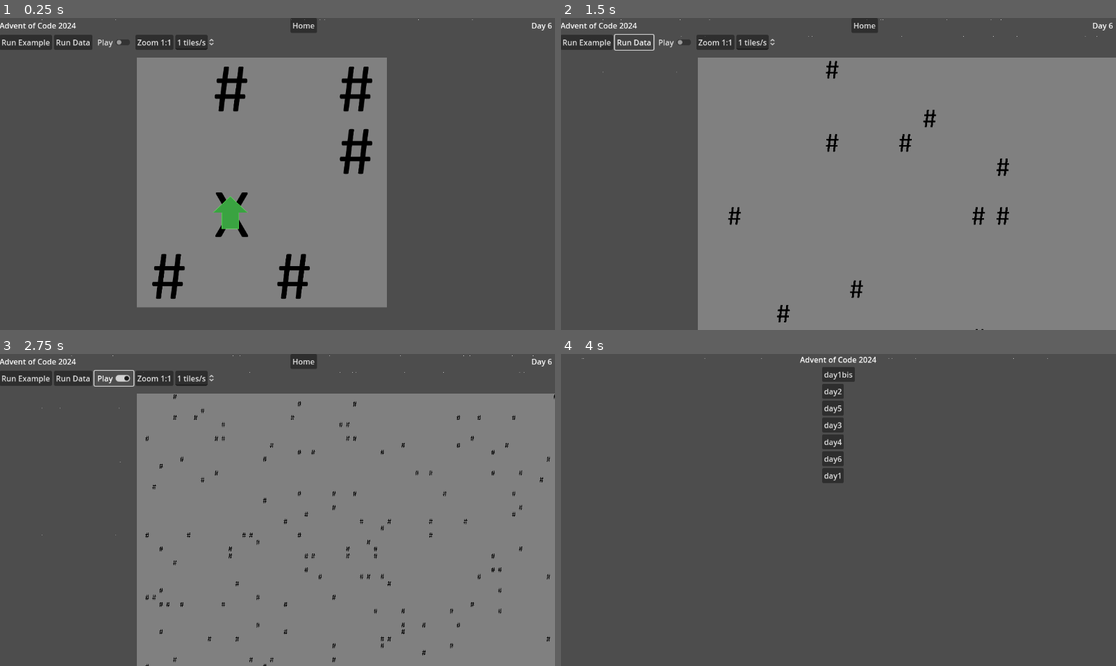
Above: before the commit, frames 1-4 (two rows, left to right).
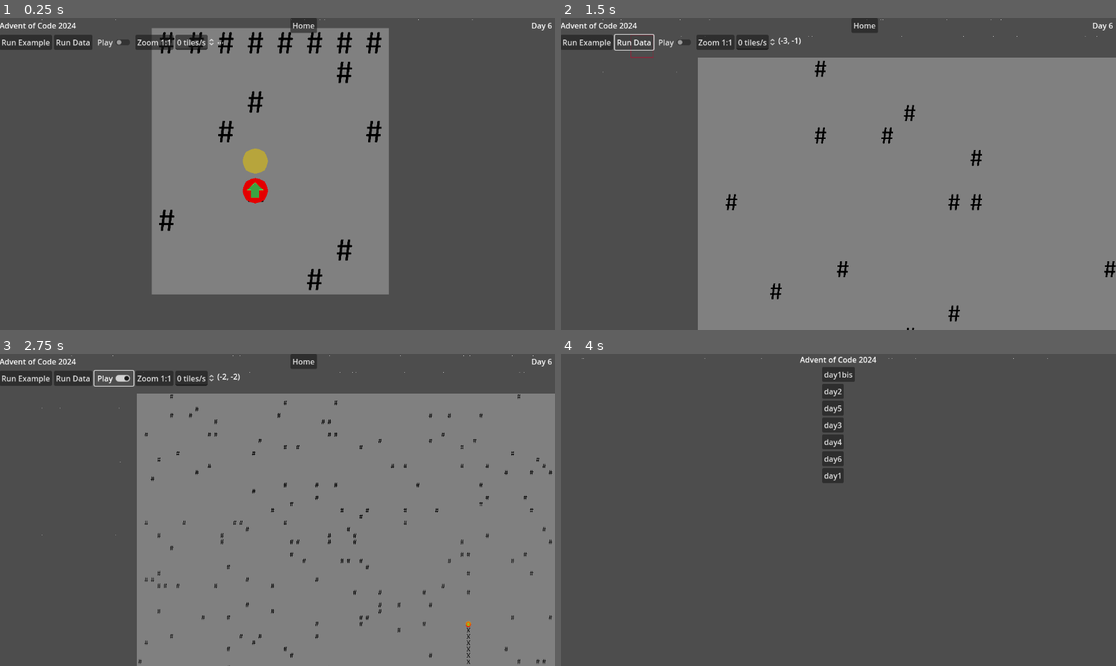
Above: after the commit, the same moments.

Repository: birdypme/adventofcode-2024
Game: Godot game, scene res://days/day6.tscn
Two runs of this game, one before a commit and one after it. Both use one fixed random seed, a clock stepped at 60 frames per second and the inputs below. This scene is started directly instead of the project's main scene.
Inputs:
- Up to frame 1 (0.25 s): no input
- Up to frame 2 (1.5 s): click "Run Example" at 0.5 s; click "Run Data" at 1.25 s
- Up to frame 3 (2.75 s): click "Play" at 2 s
- Up to frame 4 (4 s): click "Play" at 2.75 s; click "Home" at 3.5 s

The runs differ from the first frame. In frame 1, 11% of the frame differs, in the area x 24-71%, y 3-93%; in frame 2, 1.4%; in frame 3, 1.8%; in frame 4, nothing differs.

Commit message:
day 6 star 2 wip failed

Diff:
--- a/days/day6.gd
+++ b/days/day6.gd
@@ -8,6 +8,7 @@
     super._ready()
     reached_destination = false
     marked_cells = 0
+    found_loops = 0
     play_button.button_pressed = running
     current_cell = map.local_to_map(guard.position)
     guard.position = map.map_to_local(current_cell)
@@ -21,7 +22,11 @@
 @onready var map = find_child('TileMap') as TileMap
 @onready var guard = find_child('Guard') as Node2D
 @onready var target = find_child('Target') as Node2D
+@onready var loop_sources = find_child('LoopSources') as Node2D
 @onready var play_button = find_child('Play') as CheckButton
+@onready var paths = find_child('Paths') as Node2D
+@onready var coordinates = find_child('Coordinates') as RichTextLabel
+@onready var coordinates_box = find_child('CoordinatesBox') as Node2D
 @export var running: bool = false:
     get:
         return running
@@ -64,13 +69,28 @@
     blink2_time -= delta
     if blink2_time < delta:
         blink2_time += BLINK2_PERIOD
-        find_child('BlinkDisc2').visible = not find_child('BlinkDisc2').visible
+        for child in find_children('BlinkDisc'):
+            child.visible = not child.visible
+
+func _input(event: InputEvent) -> void:
+    if event is InputEventMouseMotion:
+        var mouse_event_motion = event as InputEventMouseMotion
+        var p = mouse_event_motion.global_position
+        var l = map.to_local(p)
+        var cell = map.local_to_map(l)
+        #if coordinates == null:
+            #return
+        coordinates.text = str(cell)
+        coordinates_box.position = map.map_to_local(cell)
+        coordinates_box.visible = true
 
 var current_cell = Vector2i.ZERO
 var target_cell = Vector2i.ZERO
+var loop_source_items = []
+var last_cells = []
 var direction = Vector2i.UP
 @onready var guard_speed_control = find_child('GuardSpeed') as SpinBox
-@export var guard_speed: float = 1.1:  # in tile/s
+@export var guard_speed: float = 10.0:  # in tile/s
     get:
         if guard_speed_control != null:
             return guard_speed_control.value
@@ -80,13 +100,75 @@
             guard_speed_control.value = value
         guard_speed_control = value
 
+func turn_right(d):
+    if d == Vector2i.UP:
+        return Vector2i.RIGHT
+    if d == Vector2i.RIGHT:
+        return Vector2i.DOWN
+    if d == Vector2i.DOWN:
+        return Vector2i.LEFT
+    if d == Vector2i.LEFT:
+        return Vector2i.UP
+    push_error('Unknon direction to turn right: ', d)
+
+func is_aligned(d, a, b):
+    var d1 = b - a
+    if d.x == 0:
+        return d1.x==0 and sign(d1.y) == sign(d.y)
+    elif d.y == 0:
+        return d1.y == 0 and sign(d1.x) == sign(d.x)
+    push_error('Unknown direction to align: ', d)
 
 var marked_cells = 0
+var found_loops = 0
 func mark_current():
     var source = map.get_cell_source_id(0, current_cell)
     if source == 0:
         map.set_cell(0, current_cell, 2, Vector2i.ZERO)
-        marked_cells = marked_cells + 1
+        marked_cells += 1
+
+    if current_cell == Vector2i(52, 80):
+        print('DEBUG')
+
+    var right = turn_right(direction)
+    for i in range(len(loop_source_items)):
+        var loop_source_item = loop_source_items[i]
+        var required_direction = loop_source_item[0]
+        if required_direction != right:
+            continue
+        var loop_source_cell = loop_source_item[1]
+        if not is_aligned(required_direction, current_cell, loop_source_cell):
+            continue
+
+        var cell = current_cell
+        var walls = 0
+        while cell != loop_source_cell:
+            if map.get_cell_source_id(0, cell) == 1:
+                walls += 1
+                print(current_cell, ' to ', loop_source_cell, ': wall in the way at ', cell)
+                break
+            cell = cell + required_direction
+        if walls > 0:
+            continue
+
+        var loop_points = []
+        loop_points.append(map.map_to_local(current_cell))
+        loop_points.append(map.map_to_local(last_cells[0]))
+        loop_points.append(map.map_to_local(last_cells[1]))
+        for j in range(len(loop_source_items)-1, i-1, -1):
+            loop_points.append(map.map_to_local(loop_source_items[j][1]))
+
+        found_loops += 1
+        var loop_path = get_template('LoopPath').duplicate()
+        paths.add_child(loop_path)
+        loop_path.owner = paths
+        loop_path.position = Vector2.ZERO
+        loop_path.points = PackedVector2Array(loop_points)
+        loop_path.visible = true
+
+func remove_children(node):
+    for i in range(node.get_child_count()):
+        node.remove_child(node.get_child(0))
 
 func move_guard(delta: float):
     while not reached_destination and delta > 0:
@@ -100,7 +182,7 @@
             return
 
         # multiple steps on each frame!
-        var delta_consumed = (d2.length() / d1.length()) * delta
+        var delta_consumed = (d1.length() / d2.length()) * delta
         delta -= delta_consumed
 
         guard.position = target_position
@@ -113,9 +195,22 @@
             target_cell = current_cell + direction
             target.position = map.map_to_local(target_cell)
             print('marked cells: ', marked_cells)
+            # 890: too low
+            # 598: too low
+            print('loops: ', found_loops)
             return
 
         if source == 1:
+            last_cells.push_front(current_cell)
+            if len(last_cells) >= 3:
+                var loop_source_cell = last_cells.pop_back()
+                loop_source_items.push_back([-direction, loop_source_cell])
+                var loop_source = get_template('LoopSource').duplicate()
+                loop_sources.add_child(loop_source)
+                loop_source.owner = loop_sources
+                loop_source.position = map.map_to_local(loop_source_cell)
+                loop_source.visible = true
+
             # turn right
             if direction == Vector2i.DOWN:
                 direction = Vector2i.LEFT
@@ -131,6 +226,7 @@
                 guard.rotation_degrees = 90
             else:
                 push_error("Unknon direction: ", direction)
+
         target_cell = current_cell + direction
         target.position = map.map_to_local(target_cell)
 
@@ -143,22 +239,18 @@
     return clean_lines
 
 
-func process(lines: PackedStringArray):
-    running = false
-    reached_destination = false
-    marked_cells = 0
-    var parsed_input = parse_input(lines)
+func build_map(parsed_input):
     var width = len(parsed_input[0])
     var height = len(parsed_input)
     map.clear()
     for j in height:
         for i in width:
             var source = 0
-            if lines[j][i] == '.':
+            if parsed_input[j][i] == '.':
                 source = 0
-            elif lines[j][i] == '#':
+            elif parsed_input[j][i] == '#':
                 source = 1
-            elif lines[j][i] == '^':
+            elif parsed_input[j][i] == '^':
                 source = 0
                 current_cell = Vector2i(i, j)
                 direction = Vector2i.UP
@@ -167,26 +259,26 @@
                 guard.position = map.map_to_local(current_cell)
                 guard.rotation_degrees = -90
             map.set_cell(0, Vector2i(i, j), source, Vector2i.ZERO)
+    _on_zoom_pressed()
+
+
+func process(lines: PackedStringArray):
+    running = false
+    reached_destination = false
+    marked_cells = 0
+    found_loops = 0
+    last_cells = []
+    loop_source_items = []
+    remove_children(loop_sources)
+    remove_children(paths)
+    var parsed_input = parse_input(lines)
+    build_map(parsed_input)
     mark_current()
-    _on_zoom_pressed()
 
 
 func _on_run_pressed(prefix: String='data', suffix: String=''):
     var lines = self.read_input(prefix, suffix)
     process(lines)
-
-
-func process2(lines: PackedStringArray):
-    running = false
-    reached_destination = false
-    marked_cells = 0
-    var parsed_input = parse_input(lines)
-    print('not implemented run 2')
-
-
-func _on_run_2_pressed(prefix: String='data', suffix: String=''):
-    var lines = self.read_input(prefix, suffix)
-    process2(lines)
 
 
 func _on_play_toggled(toggled_on: bool) -> void:
--- a/days/day6.tscn
+++ b/days/day6.tscn
@@ -9,7 +9,7 @@
 script = ExtResource("2_aj2s5")
 running = false
 zoom_level = 0.1
-guard_speed = 1.1
+guard_speed = 10.0
 
 [node name="MarginContainer" parent="CanvasLayer" index="0"]
 offset_left = -1.0
@@ -38,20 +38,27 @@
 layout_mode = 2
 min_value = 0.1
 max_value = 1000.0
-value = 1.1
+value = 10.1
 exp_edit = true
 update_on_text_changed = true
 suffix = "tiles/s"
 
+[node name="Coordinates" type="RichTextLabel" parent="CanvasLayer/MarginContainer/VBoxContainer/HBoxContainer2" index="5"]
+layout_mode = 2
+text = "..."
+fit_content = true
+scroll_active = false
+autowrap_mode = 0
+
 [node name="TileMap" type="TileMap" parent="." index="2"]
 position = Vector2(398, 96)
-scale = Vector2(0.5, 0.5)
+scale = Vector2(0.25, 0.25)
 tile_set = ExtResource("3_i1gur")
 format = 2
-layer_0/tile_data = PackedInt32Array(0, 0, 0, 65536, 0, 0, 65537, 0, 0, 1, 1, 0, 2, 0, 0, 65538, 0, 0, 131074, 0, 0, 131073, 0, 0, 131072, 0, 0, 65539, 1, 0, 3, 1, 0, 131075, 0, 0, 196611, 0, 0, 196610, 1, 0, 196609, 0, 0, 196608, 1, 0)
+layer_0/tile_data = PackedInt32Array(0, 0, 0, 65536, 0, 0, 65537, 0, 0, 1, 0, 0, 2, 0, 0, 65538, 0, 0, 131074, 1, 0, 131073, 0, 0, 131072, 0, 0, 65539, 1, 0, 3, 0, 0, 131075, 0, 0, 196611, 0, 0, 196610, 0, 0, 196609, 0, 0, 196608, 0, 0, 4, 0, 0, 65540, 0, 0, 131076, 0, 0, 196612, 0, 0, 262148, 0, 0, 327684, 0, 0, 262147, 0, 0, 262146, 0, 0, 262145, 0, 0, 262144, 0, 0, 327680, 1, 0, 327681, 0, 0, 327682, 0, 0, 327683, 0, 0, 5, 0, 0, 65541, 0, 0, 131077, 0, 0, 196613, 0, 0, 262149, 0, 0, 327685, 0, 0, 393216, 0, 0, 393217, 0, 0, 393218, 0, 0, 393219, 0, 0, 393220, 0, 0, 393221, 0, 0, 458758, 0, 0, 458759, 0, 0, 393223, 0, 0, 393222, 1, 0, 327686, 0, 0, 262150, 0, 0, 196614, 0, 0, 131078, 0, 0, 65542, 0, 0, 6, 1, 0, 7, 0, 0, 65543, 0, 0, 131079, 1, 0, 196615, 0, 0, 262151, 0, 0, 327687, 0, 0, 458757, 1, 0, 458756, 0, 0, 458755, 0, 0, 458754, 0, 0, 458753, 0, 0, 458752, 0, 0, -65534, 1, 0, -65536, 1, 0, -65535, 1, 0, -65533, 1, 0, -65532, 1, 0, -65530, 1, 0, -65531, 1, 0, -65529, 1, 0)
 
 [node name="Guard" type="Node2D" parent="TileMap" index="0"]
-position = Vector2(380, 640)
+position = Vector2(876, 1146)
 rotation = -1.57079
 
 [node name="BlinkDisc" type="Polygon2D" parent="TileMap/Guard" index="0"]
@@ -64,13 +71,37 @@
 texture = ExtResource("4_42il2")
 
 [node name="Target" type="Node2D" parent="TileMap" index="1"]
-position = Vector2(376, 402)
+position = Vector2(872, 908)
 
 [node name="BlinkDisc2" type="Polygon2D" parent="TileMap/Target" index="0"]
 scale = Vector2(1, 1)
 color = Color(0.909804, 0.780392, 0, 0.533333)
 polygon = PackedVector2Array(0, -110, 40, -100, 80, -80, 100, -40, 110, 0, 100, 40, 80, 80, 40, 100, 0, 110, -40, 100, -80, 80, -100, 40, -110, 0, -100, -40, -80, -80, -40, -100)
 
+[node name="LoopSources" type="Node2D" parent="TileMap" index="2"]
+
+[node name="Paths" type="Node2D" parent="TileMap" index="3"]
+
+[node name="CoordinatesBox" type="Line2D" parent="TileMap" index="4"]
+visible = false
+points = PackedVector2Array(-128, -128, 128, -128, 128, 128, -128, 128)
+closed = true
+default_color = Color(0.541176, 0.156863, 0.235294, 1)
+
+[node name="LoopPath" type="Line2D" parent="Templates" index="0"]
+closed = true
+width = 26.0
+default_color = Color(0.968627, 0.870588, 0.92549, 0.509804)
+
+[node name="LoopSource" type="Node2D" parent="Templates" index="1"]
+position = Vector2(589, 540)
+scale = Vector2(0.5, 0.5)
+
+[node name="BlinkDisc2" type="Polygon2D" parent="Templates/LoopSource" index="0"]
+scale = Vector2(1, 1)
+color = Color(0.39836, 0.852975, 0.98786, 0.533333)
+polygon = PackedVector2Array(0, -110, 40, -100, 80, -80, 100, -40, 110, 0, 100, 40, 80, 80, 40, 100, 0, 110, -40, 100, -80, 80, -100, 40, -110, 0, -100, -40, -80, -80, -40, -100)
+
 [connection signal="pressed" from="CanvasLayer/MarginContainer/VBoxContainer/HBoxContainer2/RunExample" to="." method="_on_run_pressed" binds= ["Example"]]
 [connection signal="pressed" from="CanvasLayer/MarginContainer/VBoxContainer/HBoxContainer2/RunData" to="." method="_on_run_pressed"]
 [connection signal="toggled" from="CanvasLayer/MarginContainer/VBoxContainer/HBoxContainer2/Play" to="." method="_on_play_toggled"]
--- a/scenes/snow.gd
+++ b/scenes/snow.gd
@@ -13,7 +13,7 @@
         var clone = generator.duplicate()
         generators.add_child(clone)
         clone.owner = generators
-        clone.position = Vector2((i+1) * screen_size / particle_emitters, clone.position.y)
+        clone.position = Vector2((i+1.0) * screen_size / particle_emitters, clone.position.y)
 
 
 # Called every frame. 'delta' is the elapsed time since the previous frame.
